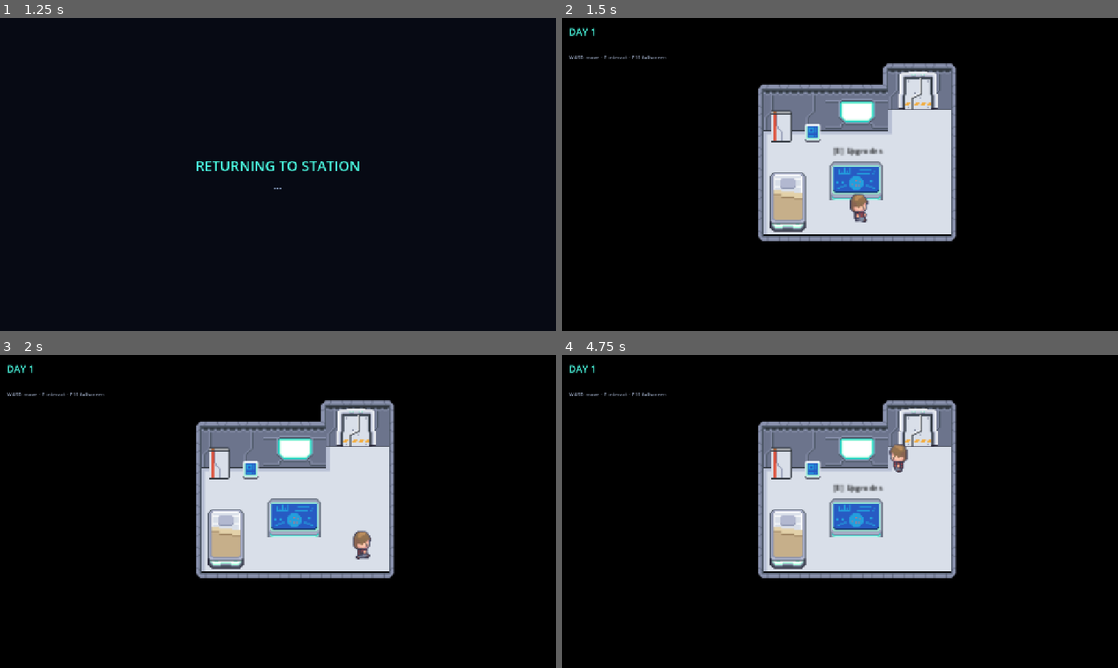
Above: before the commit, frames 1-4 (two rows, left to right).
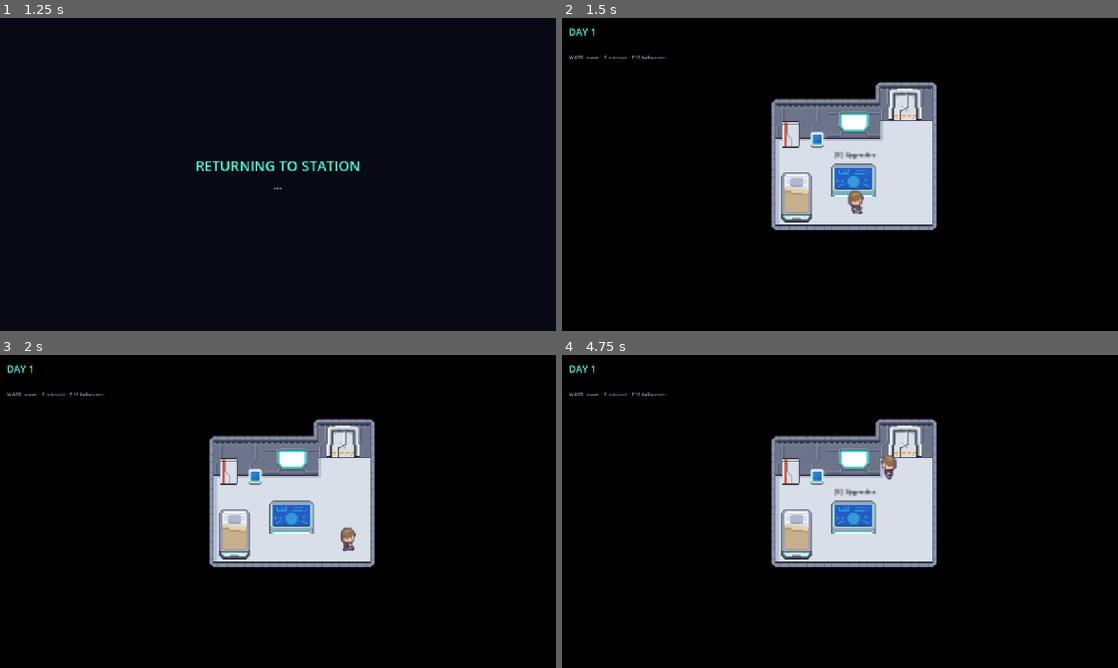
Above: after the commit, the same moments.

Repository: ahasl/kessler-cup-v01
Game: Godot game, scene res://ui/main_menu.tscn
Two runs of this game, one before a commit and one after it. Both use one fixed random seed, a clock stepped at 60 frames per second and the inputs below.
Inputs (mouse positions are in pixels of both pictures, inside the frame that each line leads up to):
- Up to frame 1 (1.25 s): click "New Game" at 0.5 s
- Up to frame 2 (1.5 s): tap Enter at 1.25 s; move the mouse to (962, 158) at 1.27 s; hold D (move_right) from 1.28 s (still down); hold E (interact) from 1.28 s (still down)
- Up to frame 3 (2 s): keep holding D (move_right); keep holding E (interact)
- Up to frame 4 (4.75 s): move the mouse to (728, 527) at 2.02 s; release D (move_right) at 2.03 s; release E (interact) at 2.03 s; hold S (move_down) 2.03-2.78 s; click (728, 527) at 2.1 s; move the mouse to (895, 442) at 2.77 s; hold D (move_right) 2.78-3.53 s; hold E (interact) 2.78-3.53 s; move the mouse to (812, 574) at 3.52 s; hold W (move_up) 3.53-4.28 s; click (812, 574) at 3.6 s; move the mouse to (1006, 558) at 4.27 s; hold A (move_left) from 4.28 s (still down); hold E (interact) from 4.28 s (still down)

Frame 1 is identical in both runs. In frame 2, 12% of the frame differs, in the area x 35-71%, y 14-72%; in frame 3, 12%; in frame 4, 12%.

Commit message:
fix: remove lighning

Diff:
--- a/scenes/station/station.tscn
+++ b/scenes/station/station.tscn
@@ -160,8 +160,6 @@
 [sub_resource type="RectangleShape2D" id="RectangleShape2D_nj7xb"]
 size = Vector2(5.5, 137.625)
 
-[sub_resource type="Environment" id="StationEnv"]
-
 [node name="Station" type="Node2D" unique_id=709947840]
 script = ExtResource("1")
 
@@ -254,7 +252,7 @@
 
 [node name="Camera" type="Camera2D" parent="." unique_id=1008193404]
 position = Vector2(-231, 193)
-zoom = Vector2(3, 3)
+zoom = Vector2(2.5, 2.5)
 
 [node name="StationHud" parent="." unique_id=299498046 instance=ExtResource("7")]
 
@@ -269,6 +267,3 @@
 [node name="ScreenFade" parent="." unique_id=524171746 instance=ExtResource("14")]
 
 [node name="AnI" parent="." unique_id=334552838 instance=ExtResource("10")]
-
-[node name="WorldEnvironment" type="WorldEnvironment" parent="." unique_id=297737760]
-environment = SubResource("StationEnv")
